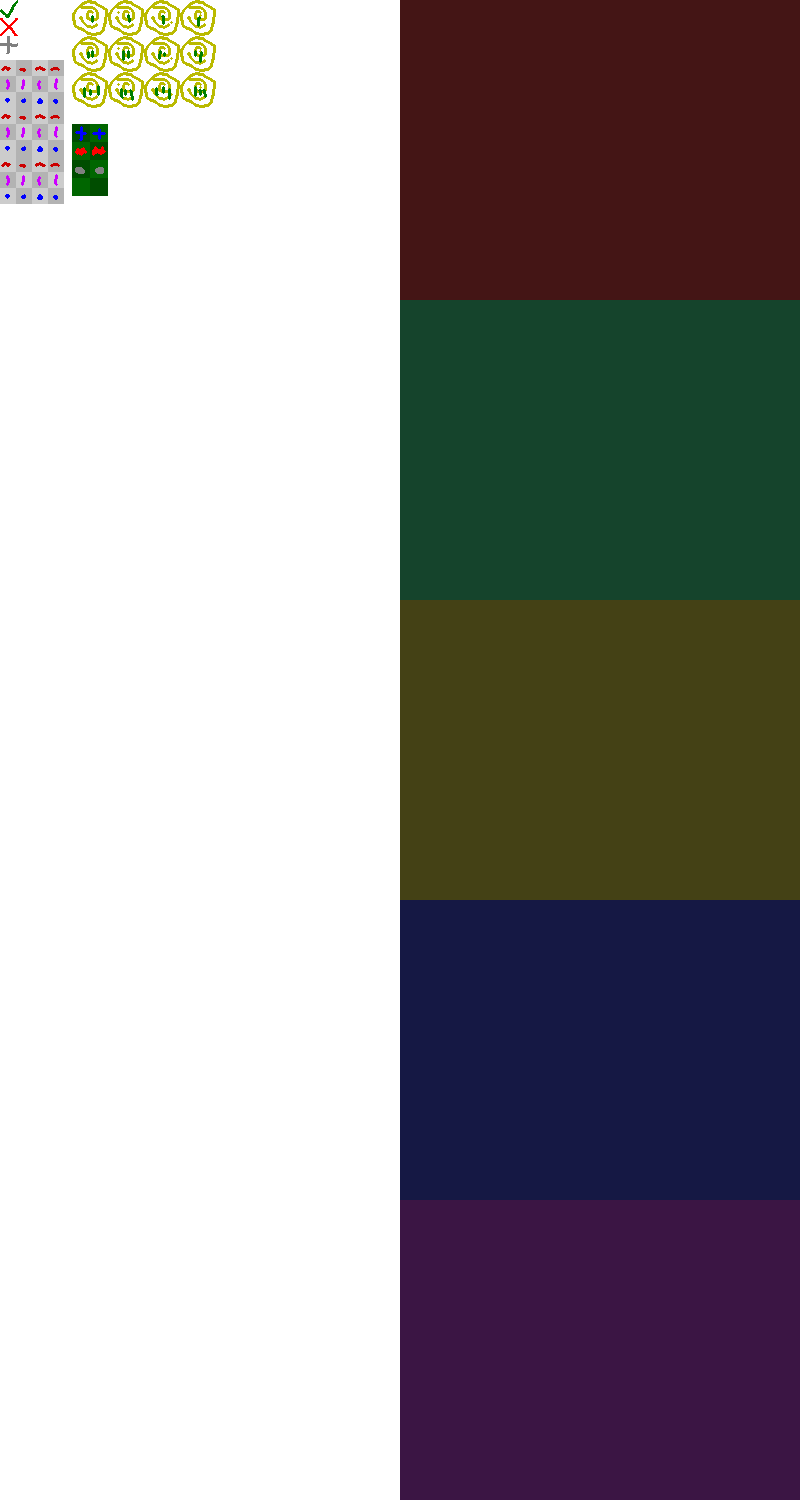
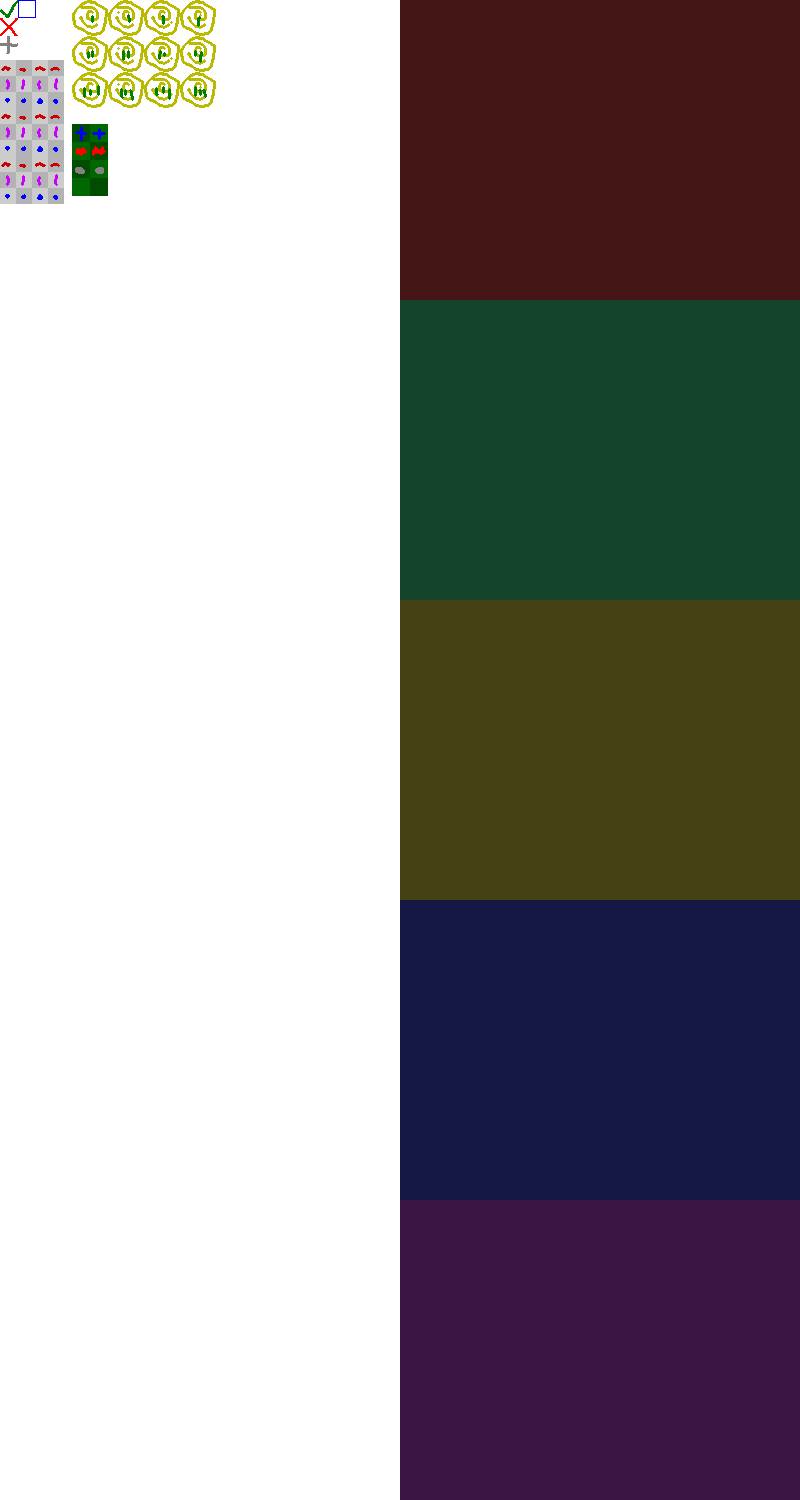
Layers edited between the first and the second (800, 1500) image:
painted on "gfx" over box(18, 0, 36, 18)
